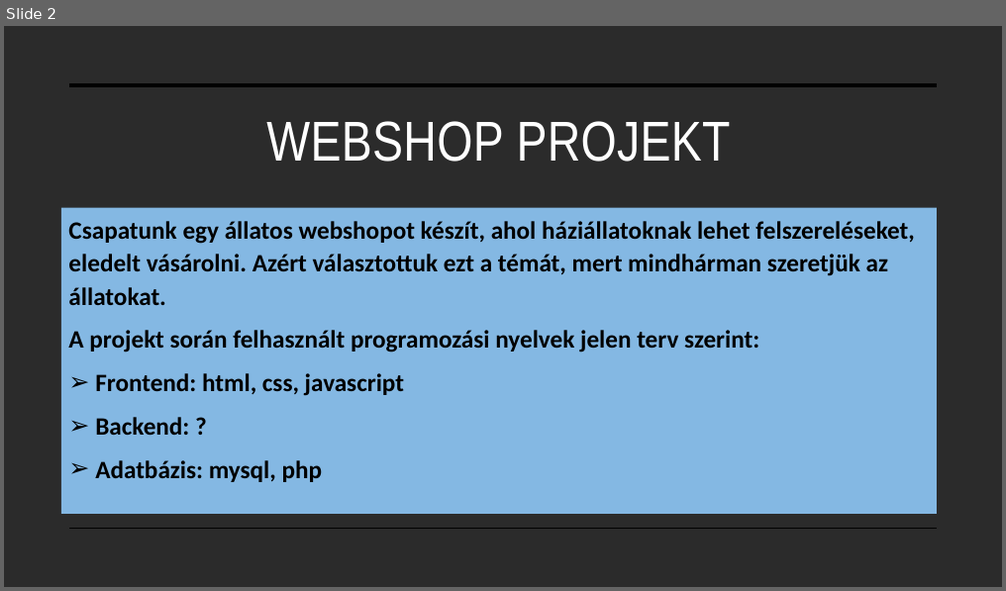
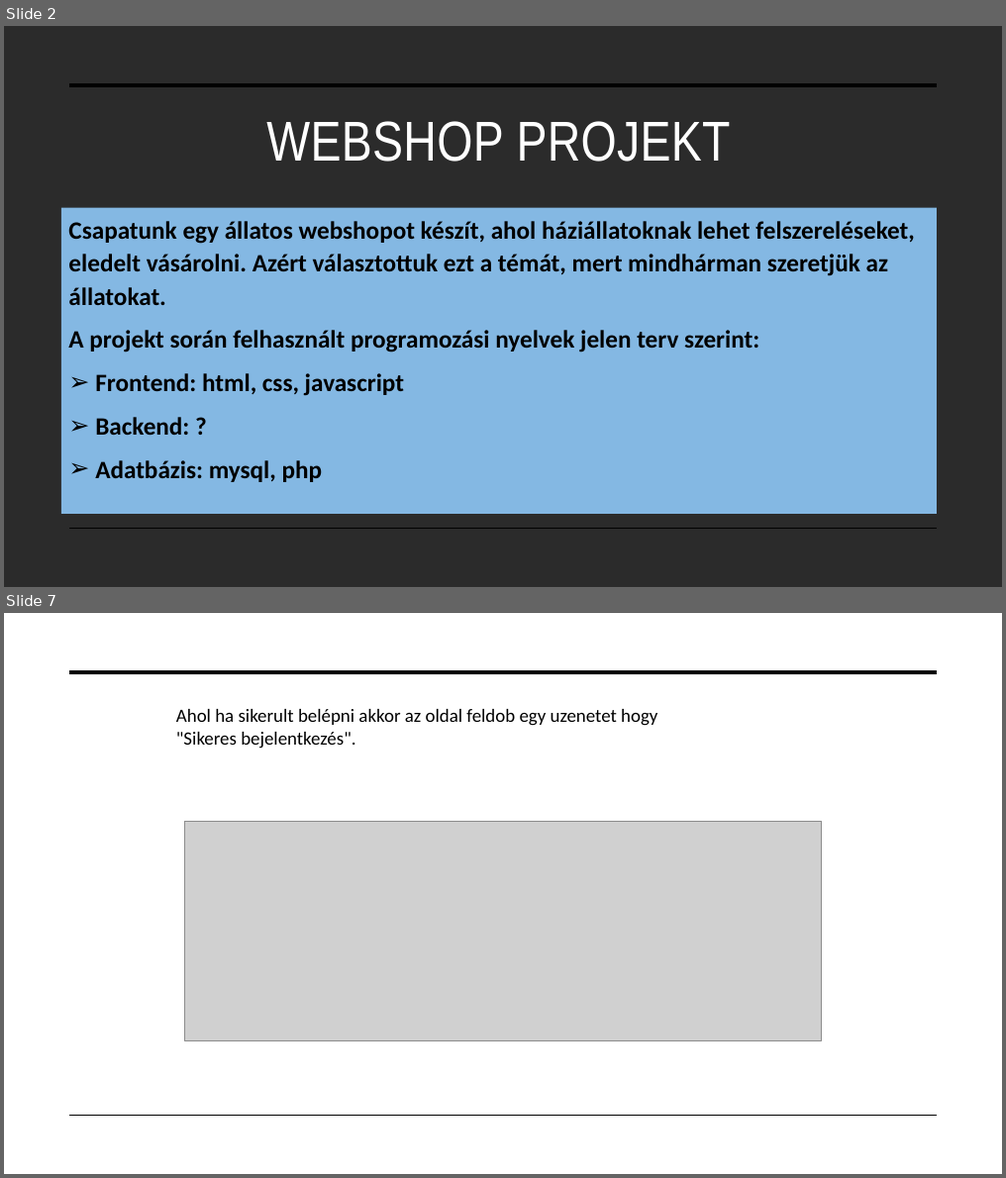
Before and after one commit to peterffydominika/13A_Projekt_webshop, a slide deck: Projektmunka.pptx. Shown one above the other, each under a label of ours: slide 2 before the commit, slides 2 and 7 after it; the slides between them are not shown. The pictures are 1006x591 and 1006x1178 pixels, drawn with LibreOffice and Linux fonts; fonts in the diff are those of the drawing; grey boxes stand for pictures; background and template pictures are left out; a plain dark background stands for a picture behind light text. Boxes give left, top, right and bottom in pixels: in the first picture for what was removed or moved away, otherwise in the second. Text is boxed around its words. In the diff, an @@ line names an element or a change of style, - is before the commit and + after.

```diff
--- a/Projektmunka.pptx
+++ b/Projektmunka.pptx
@@ slide 7 added at (4,613,1002,1174), background picture (left out); not listed: 2 template elements that a slide beside it also shows @@
@@ text added at (176,709,657,749), 18 pt, text #000000 @@
+Ahol ha sikerult belépni akkor az oldal feldob egy uzenetet hogy "Sikeres bejelentkezés".
@@ picture added at (184,821,822,1042) @@
```
Also in this commit, not shown: 4 other slides added, 1 slide removed.
